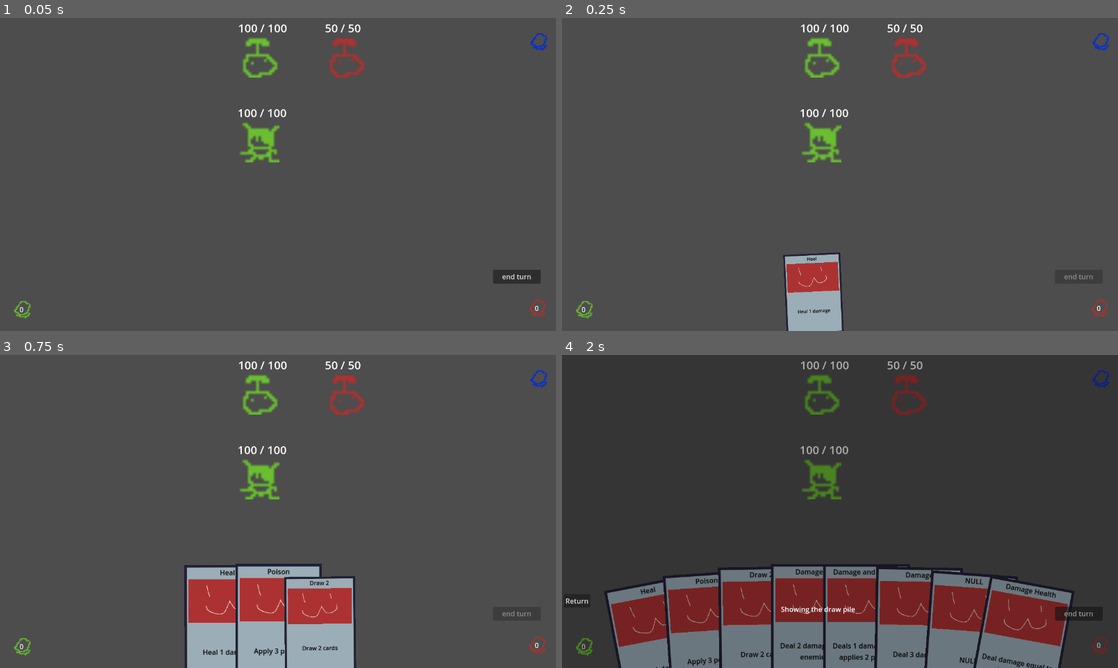
Above: before the commit, frames 1-4 (two rows, left to right).
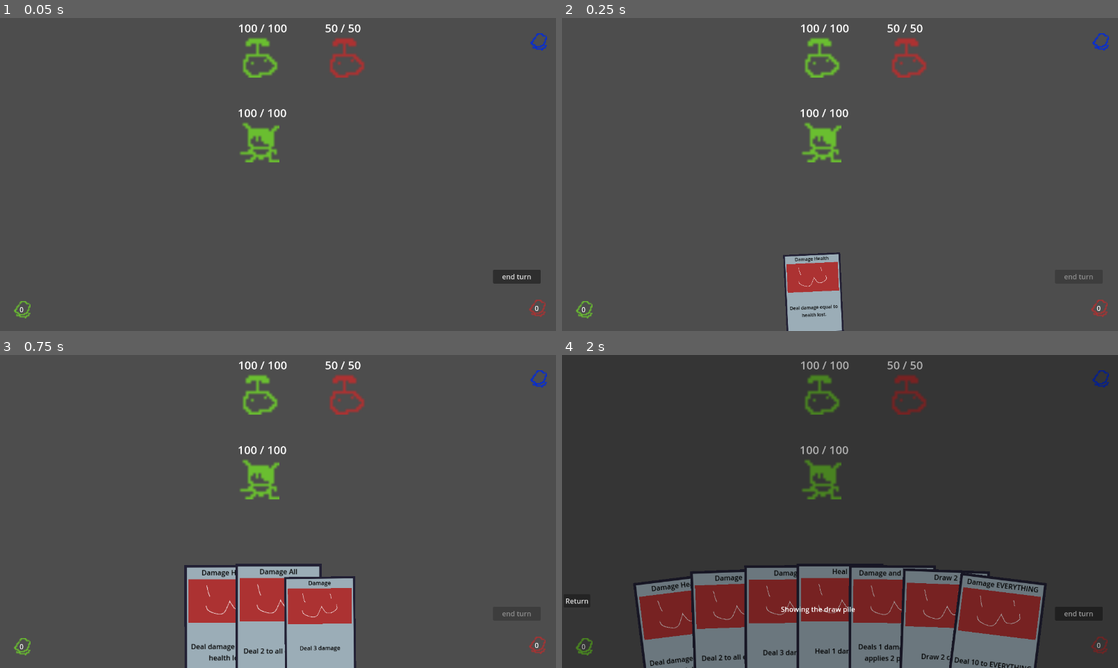
Above: after the commit, the same moments.

Repository: Saplings-Projects/1M_sub
Game: Godot game, scene res://#Scenes/TestingScene.tscn
Same seed, same stepped clock (60 frames per second), same inputs: the game is played once before the commit and once after it.
Inputs (mouse positions are in pixels of both pictures, inside the frame that each line leads up to):
- Up to frame 1 (0.05 s): no input
- Up to frame 2 (0.25 s): no input
- Up to frame 3 (0.75 s): click (255, 624) at 0.52 s
- Up to frame 4 (2 s): click "0" at 1.25 s

Frame 1 is identical in both runs. In frame 2, 0.2% of the frame differs, in the area x 41-50%, y 76-96%; in frame 3, 0.5%; in frame 4, 8.7%, in the area x 7-93%, y 66-100%.

Commit message:
Insta cast (#39)
* New Enum TargetType

* New enum, CardCastType

* Added TargetType enum to EffectData

* Chaged the queued MoveState to follow the mouse

Added offset to queued state so that card follows more to center of mouse

Edited Queued card movement to move out of the way card is target type

* Gave CardWorld Cardcasttype to diffirentiate cards that target and cards that are insta cast

* Card recource changes

* Changed variable name to fit product standard

* Added InstaCasting

* Changed on_card_play function to take array instead of single entity

Changed the function in title and any place it was called

* Changed on_card_play function in card base such that  all effects and target effects can be put on the same card

* Scene changes

* Update CardContainer.gd

small changes to make code cleaner

* Update MoveState_Queued.gd

Small changes for code readability

* added test card

* Cancel card with right click

* Changed it so that you don't need to click the card to cancel it

* Merge fixes

* Removed redundant function

* Split up on_card_play function for readability

* Commented unclear code

* Moved get_all_targets to battler as it's more appropriate

* Fixed merging errors

* Fixed cards that broke in the merge

* Cleared up confusing code in CardContainer

* Renamed variables in can_play_card to be more readable

* renamed function get_all_effects

* Renamed function get_target_effects

* Changed variable name in cardcontainer func _play_card

* Fixed Card_DamageAll

* Update Card_Damage_EVERYTHING.tres

* Update TestingScene.tscn

* Changed to use godot's inputmap to manage inputs

* Added back the deck button, and added heal to starting deck

* Updated the test script to make it work with the new changes

* Changed value on card_damageAll to fit with the test

* Changed Card_poison to be single target

* Update test_health.gd

* Fix bug in test health were 4 instances of enemies were spawned instead of 2

The battler was spawning 2 enemies, and we were also making instances of 2 enemies
The enemies for the battler and the test were different

* Change enemy attack to use the new system

* Changed can_play_on_entity to take the case of the enemy attacking the player into account

* Moved redundant logic into one place

* Renamed variable to fit naming convention

---------

Co-authored-by: Turtyo <49365680+Turtyo@users.noreply.github.com>

Diff:
--- a/#Scenes/TestingScene.tscn
+++ b/#Scenes/TestingScene.tscn
@@ -8,19 +8,17 @@
 [ext_resource type="Resource" uid="uid://d4lugn62mmlep" path="res://Cards/Resource/Card_DrawCards.tres" id="7_smkw8"]
 [ext_resource type="PackedScene" uid="uid://bcpmrmofcilbn" path="res://Core/Battler.tscn" id="8_qtw1k"]
 [ext_resource type="Script" path="res://UI/DrawPileUISetter.gd" id="8_voref"]
-[ext_resource type="Resource" uid="uid://ctx8jsvac84so" path="res://Cards/Resource/Card_Poison.tres" id="8_x6t2k"]
-[ext_resource type="Resource" uid="uid://d12g33rc6c3u5" path="res://Cards/Resource/Card_Heal.tres" id="9_ojxic"]
 [ext_resource type="Script" path="res://UI/DiscardPileUISetter.gd" id="10_pqly7"]
+[ext_resource type="Resource" uid="uid://d12g33rc6c3u5" path="res://Cards/Resource/Card_Heal.tres" id="10_uebx5"]
 [ext_resource type="Resource" uid="uid://3s4aet1ciesh" path="res://Cards/Resource/Card_damage_and_poison.tres" id="10_w0xgm"]
-[ext_resource type="Resource" uid="uid://bsrdu33ukb1ym" path="res://Cards/Resource/Card_EnemyAttack.tres" id="11_3k5t2"]
 [ext_resource type="Texture2D" uid="uid://caemucaya30wh" path="res://Cards/draw_pile.png" id="11_pw70x"]
+[ext_resource type="Resource" uid="uid://uv2rili0xf3x" path="res://Cards/Resource/Card_Damage_EVERYTHING.tres" id="12_70k77"]
 [ext_resource type="Texture2D" uid="uid://d4muqvs3etnr8" path="res://Cards/discard_pile.png" id="12_kxw48"]
 [ext_resource type="Script" path="res://UI/EndTurnButton.gd" id="14_dpe64"]
 [ext_resource type="Texture2D" uid="uid://hqkt8t1v2f5h" path="res://Cards/deck_pile.png" id="18_b54hn"]
 [ext_resource type="Script" path="res://UI/DeckPileUISetter.gd" id="19_ucc6f"]
 
 [node name="TestingScene" type="Node2D"]
-metadata/_edit_vertical_guides_ = [1216.0]
 
 [node name="Battler" parent="." instance=ExtResource("8_qtw1k")]
 
@@ -38,7 +36,7 @@
 grow_vertical = 2
 mouse_filter = 2
 
-[node name="CardContainer" parent="CanvasLayer/UIControl" node_paths=PackedStringArray("draw_pile_ui", "discard_pile_ui") instance=ExtResource("3_e7sws")]
+[node name="CardContainer" parent="CanvasLayer/UIControl" node_paths=PackedStringArray("draw_pile_ui", "discard_pile_ui", "battler_refrence") instance=ExtResource("3_e7sws")]
 layout_mode = 1
 anchors_preset = 7
 anchor_left = 0.5
@@ -47,7 +45,7 @@
 anchor_bottom = 1.0
 grow_horizontal = 2
 grow_vertical = 0
-default_deck = Array[Resource("res://Cards/CardBase.gd")]([ExtResource("4_wvn3v"), ExtResource("5_j1lqt"), ExtResource("6_4124l"), ExtResource("7_smkw8"), ExtResource("9_ojxic"), ExtResource("8_x6t2k"), ExtResource("10_w0xgm"), ExtResource("11_3k5t2")])
+default_deck = Array[Resource("res://Cards/CardBase.gd")]([ExtResource("4_wvn3v"), ExtResource("5_j1lqt"), ExtResource("6_4124l"), ExtResource("10_w0xgm"), ExtResource("12_70k77"), ExtResource("7_smkw8"), ExtResource("10_uebx5")])
 starting_hand_size = 10
 max_hand_width = 900.0
 min_card_separation = 90.0
@@ -56,6 +54,8 @@
 max_rotation = 40.0
 draw_pile_ui = NodePath("../DrawPile")
 discard_pile_ui = NodePath("../DiscardPile")
+play_at_height = 500.0
+battler_refrence = NodePath("../../../Battler")
 
 [node name="EndTurnButton" type="Button" parent="CanvasLayer/UIControl"]
 layout_mode = 1
--- a/Cards/CardBase.gd
+++ b/Cards/CardBase.gd
@@ -31,16 +31,44 @@
 	# TODO
 	pass
 
-func _apply_all_effects(target: Entity) -> void:
-	for effect_data: EffectData in card_effects_data:
-		effect_data.apply_effect_data(target)
-
+func _apply_all_effects(targets: Array[Entity], effects: Array[EffectData]) -> void:
+	for target : Entity in targets:
+		for effect : EffectData in effects:
+			effect.apply_effect_data(target)
 
 func can_play_card(caster: Entity, target: Entity) -> bool:
 	return caster.get_party_component().can_play_on_entity(application_type, target)
 
 
-func on_card_play(caster: Entity, target: Entity) -> void:
-	_apply_all_effects(target)
+func on_card_play(caster: Entity, targets: Array[Entity]) -> void:
+	#Split up targeted attacks and all attacks
+	var effects_targeting_single: Array[EffectData] = get_effects_targeting_single()
+	var effects_targeting_all: Array[EffectData] = get_effects_target_all()
+
+	#Apply single target
+	_apply_all_effects(targets, effects_targeting_single)
+	#Get every unit that is to be affected by card
+	var all_targets : Array[Entity] = CardManager.card_container.battler_refrence.get_all_targets(application_type)
+
+	#apply effect to every target
+	_apply_all_effects(all_targets, effects_targeting_all)
+
 	CardManager.on_card_action_finished.emit(self)
-	# TODO add other functionality that lots of cards may share (eg: restore AP)
+
+func get_effects_targeting_single() -> Array[EffectData]:
+	var target_effects: Array[EffectData] = []
+
+	for effect_data: EffectData in card_effects_data:
+		if(effect_data.target_type == Enums.TargetType.SINGLE_TARGET):
+			target_effects.append(effect_data)
+
+	return target_effects
+
+func get_effects_target_all() -> Array[EffectData]:
+	var all_effects: Array[EffectData] = []
+
+	for effect_data: EffectData in card_effects_data:
+		if(effect_data.target_type == Enums.TargetType.ALL_TARGETS):
+			all_effects.append(effect_data)
+
+	return all_effects
--- a/Cards/CardContainer.gd
+++ b/Cards/CardContainer.gd
@@ -30,6 +30,10 @@
 @export var max_hand_offset_y: float = 100
 @export var draw_pile_ui: DrawPileUISetter = null
 @export var discard_pile_ui: DiscardPileUISetter = null
+# Height at where cards gets played
+@export var play_at_height : float
+
+@export var battler_refrence : Battler
 
 var cards_in_hand: Array[CardWorld] = []
 var draw_pile: Array[CardBase] = []
@@ -54,6 +58,7 @@
 
 func _process(_delta: float) -> void:
 	_update_card_positions()
+	_handle_queued_card()
 
 
 func set_queued_card(card: CardWorld) -> void:
@@ -284,25 +289,38 @@
 
 func _on_card_clicked(card: CardWorld) -> void:
 	if is_card_queued():
-		var previously_queued_card: CardWorld = queued_card
-
-		# If we click ANY card while we have one queued, unqueue the queued card
-		set_queued_card(null)
-
-		# If the card we clicked was the global queued card, we are still hovering it
-		if card == previously_queued_card:
-			_on_card_hovering(card)
+		if(queued_card.card_cast_type == Enums.CardCastType.INSTA_CAST && is_queued_card_in_play_area()):
+			play_card([])
 		else:
-			# If we clicked another card, then we already unhovered the queued card
-			_on_card_unhovered(previously_queued_card)
-			# Now call this function again for the card we clicked, which should queue it
-			_on_card_clicked(card)
+
+			var previously_queued_card: CardWorld = queued_card
+
+			# If we click ANY card while we have one queued, unqueue the queued card
+			set_queued_card(null)
+
+			# If the card we clicked was the global queued card, we are still hovering it
+			if card == previously_queued_card:
+				_on_card_hovering(card)
+			else:
+				# If we clicked another card, then we already unhovered the queued card
+				_on_card_unhovered(previously_queued_card)
+				# Now call this function again for the card we clicked, which should queue it
+				_on_card_clicked(card)
 	else:
 		# If we click a card with no card queued, queue it
 		set_queued_card(card)
 
 		card.get_card_movement_component().set_movement_state(Enums.CardMovementState.QUEUED)
 		_focus_card(card)
+
+func play_card(list_target : Array[Entity] ):
+	var queued_card_data: CardBase = queued_card.card_data
+
+	# remove queued card, then play the card
+	# This is so the queued card doesn't have any influence over our hand count
+	CardManager.card_container.remove_queued_card()
+	CardManager.card_container.set_active_card(queued_card_data)
+	queued_card_data.on_card_play(PlayerManager.player, list_target)
 
 
 func _on_card_hovering(card: CardWorld) -> void:
@@ -393,3 +411,20 @@
 		# set position and rotation
 		movement_component.state_properties.desired_position = Vector2(card_x, card_y)
 		movement_component.state_properties.desired_rotation = rotation_amount
+
+func un_queue_card(card : CardWorld):
+	set_queued_card(null)
+	_unfocus_card(card)
+	card.get_card_movement_component().set_movement_state(Enums.CardMovementState.IN_HAND)
+
+func is_queued_card_in_play_area() -> bool:
+	return get_global_mouse_position().y < play_at_height
+
+func _handle_queued_card():
+	if(queued_card == null):
+		return
+
+	#check if right button is pressed
+	if(Input.is_action_just_pressed("cancel_queued_card_in_battle")):
+		un_queue_card(queued_card)
+	pass
--- a/Cards/CardWorld.gd
+++ b/Cards/CardWorld.gd
@@ -7,7 +7,7 @@
 signal on_card_data_initialized(card_data: CardBase)
 
 var card_data: CardBase = null
-
+var card_cast_type : Enums.CardCastType
 
 func _ready() -> void:
 	PhaseManager.on_phase_changed.connect(_on_phase_changed)
@@ -16,6 +16,13 @@
 func init_card(in_card_data: CardBase) -> void:
 	card_data = in_card_data
 	on_card_data_initialized.emit(card_data)
+
+	card_cast_type = Enums.CardCastType.INSTA_CAST
+
+	for effectData : EffectData in card_data.card_effects_data:
+		if(effectData.target_type == Enums.TargetType.SINGLE_TARGET):
+			card_cast_type = Enums.CardCastType.TARGET
+			break
 
 
 func _on_phase_changed(new_phase: Enums.Phase, _old_phase: Enums.Phase) -> void:
--- a/Cards/Effects/EffectBase.gd
+++ b/Cards/Effects/EffectBase.gd
@@ -3,14 +3,14 @@
 
 @warning_ignore("unused_parameter")
 func apply_effect(caster: Entity, target: Entity, value: int) -> void:
-    pass
+	pass
 
 # the goal of this function is to provide a base targeting
 # here it's not really useful for what is does, but the goal is to return differently
 # in children class. For example an AoE where you return the entity and the entities on its side
 func build_target_list(target: Entity) -> Array[Entity]:
-    return [target]
+	return [target]
 
 # To be called by child classes through apply_effect. But since there might be multiple effects that need it, it's available in the parent class
 func _apply_status(status: StatusBase, caster: Entity, target: Entity) -> void:
-    target.get_status_component().add_status(status, caster)
+	target.get_status_component().add_status(status, caster)
--- a/Cards/Effects/EffectData.gd
+++ b/Cards/Effects/EffectData.gd
@@ -6,6 +6,7 @@
 var caster: Entity = null
 var list_targets: Array[Entity] = []
 @export var value: int = 0
+@export var target_type : Enums.TargetType = Enums.TargetType.ALL_TARGETS
 
 func _init(_effect: EffectBase = null, _caster: Entity = null, _list_targets: Array[Entity] = [], _value: int = 0) -> void:
 	self.effect = _effect
--- a/Cards/Effects/EffectDiscardRandom.gd
+++ b/Cards/Effects/EffectDiscardRandom.gd
@@ -3,4 +3,4 @@
 # @Override
 @warning_ignore("unused_parameter")
 func apply_effect(caster: Entity, target: Entity, value: int) -> void:
-    CardManager.card_container.discard_random_card(value)
+	CardManager.card_container.discard_random_card(value)
--- a/Cards/Movement State/MoveState_Queued.gd
+++ b/Cards/Movement State/MoveState_Queued.gd
@@ -9,7 +9,9 @@
 const TRANS_TYPE: Tween.TransitionType = Tween.TRANS_CUBIC
 const QUEUE_OFFSET: float = -150
 const SCALE_AMOUNT: Vector2 = Vector2(1.3, 1.3)
-
+const OFFSET_FROM_MOUSE : Vector2 = Vector2(0, 100)
+#Position of card if it's target type
+const TARGET_CARD_POS : Vector2 = Vector2(-500, -500)
 
 # @Override
 func on_state_enter() -> void:
@@ -23,10 +25,18 @@
 # @Override
 func on_state_process(delta: float) -> void:
 	# Ease position with an offset
-	var offset_desired_position: Vector2 = _state.desired_position
+	var offset_desired_position: Vector2 = _state.card.get_global_mouse_position()
 	offset_desired_position.y += QUEUE_OFFSET
+	offset_desired_position -= _state.card.get_parent().position
+	offset_desired_position += OFFSET_FROM_MOUSE
 
-	_state.card.position = _state.card.position.lerp(offset_desired_position, delta * MOVE_SPEED)
+	var is_in_play_area : bool = CardManager.card_container.is_queued_card_in_play_area()
+	var is_insta_cast : bool = _state.card.card_cast_type != Enums.CardCastType.INSTA_CAST
+
+	if(is_in_play_area && is_insta_cast):
+		_state.card.position = _state.card.position.lerp(TARGET_CARD_POS, delta * MOVE_SPEED)
+	else :
+		_state.card.position = _state.card.position.lerp(offset_desired_position, delta * MOVE_SPEED)
 
 	# Ease rotation
 	_state.card.rotation_degrees = lerpf(_state.card.rotation_degrees, 0.0, delta * MOVE_SPEED)
--- a/Cards/Resource/Card_Damage.tres
+++ b/Cards/Resource/Card_Damage.tres
@@ -11,6 +11,7 @@
 script = ExtResource("2_l5jxp")
 effect = SubResource("Resource_twrvn")
 value = 3
+target_type = 0
 
 [resource]
 script = ExtResource("1_44g0o")
--- a/Cards/Resource/Card_DamageAll.tres
+++ b/Cards/Resource/Card_DamageAll.tres
@@ -1,20 +1,21 @@
 [gd_resource type="Resource" script_class="CardBase" load_steps=6 format=3 uid="uid://0x385c3nuq8f"]
 
-[ext_resource type="Script" path="res://Cards/Effects/EffectDamageAll.gd" id="1_5m74j"]
 [ext_resource type="Script" path="res://Cards/CardBase.gd" id="1_j02oq"]
-[ext_resource type="Script" path="res://Cards/Effects/EffectData.gd" id="2_kr6on"]
+[ext_resource type="Script" path="res://Cards/Effects/EffectDamage.gd" id="1_ktww3"]
+[ext_resource type="Script" path="res://Cards/Effects/EffectData.gd" id="2_ar7ey"]
 
-[sub_resource type="Resource" id="Resource_1loka"]
-script = ExtResource("1_5m74j")
+[sub_resource type="Resource" id="Resource_f6djy"]
+script = ExtResource("1_ktww3")
 
-[sub_resource type="Resource" id="Resource_s752v"]
-script = ExtResource("2_kr6on")
-effect = SubResource("Resource_1loka")
+[sub_resource type="Resource" id="Resource_cwhuj"]
+script = ExtResource("2_ar7ey")
+effect = SubResource("Resource_f6djy")
 value = 2
+target_type = 1
 
 [resource]
 script = ExtResource("1_j02oq")
-application_type = null
+application_type = 1
 card_title = "Damage All"
-card_description = "Deal 2 damage to all enemies"
-card_effects_data = Array[ExtResource("2_kr6on")]([SubResource("Resource_s752v")])
+card_description = "Deal 2 to all enemies"
+card_effects_data = Array[ExtResource("2_ar7ey")]([SubResource("Resource_cwhuj")])
--- a/Cards/Resource/Card_DamageHealth.tres
+++ b/Cards/Resource/Card_DamageHealth.tres
@@ -11,6 +11,7 @@
 script = ExtResource("2_8c1ca")
 effect = SubResource("Resource_uik3s")
 value = 0
+target_type = 0
 
 [resource]
 script = ExtResource("1_ighm7")
--- /dev/null
+++ b/Cards/Resource/Card_Damage_EVERYTHING.tres
@@ -0,0 +1,21 @@
+[gd_resource type="Resource" script_class="CardBase" load_steps=6 format=3 uid="uid://uv2rili0xf3x"]
+
+[ext_resource type="Script" path="res://Cards/CardBase.gd" id="1_lia0m"]
+[ext_resource type="Script" path="res://Cards/Effects/EffectDamage.gd" id="1_nff2i"]
+[ext_resource type="Script" path="res://Cards/Effects/EffectData.gd" id="2_581pa"]
+
+[sub_resource type="Resource" id="Resource_16eay"]
+script = ExtResource("1_nff2i")
+
+[sub_resource type="Resource" id="Resource_4ktkc"]
+script = ExtResource("2_581pa")
+effect = SubResource("Resource_16eay")
+value = 10
+target_type = 1
+
+[resource]
+script = ExtResource("1_lia0m")
+application_type = 2
+card_title = "Damage EVERYTHING"
+card_description = "Deal 10 to EVERYTHING"
+card_effects_data = Array[ExtResource("2_581pa")]([SubResource("Resource_4ktkc")])
--- a/Cards/Resource/Card_DrawCards.tres
+++ b/Cards/Resource/Card_DrawCards.tres
@@ -11,6 +11,7 @@
 script = ExtResource("2_acoim")
 effect = SubResource("Resource_2ap55")
 value = 2
+target_type = 1
 
 [resource]
 script = ExtResource("1_bboy2")
--- a/Cards/Resource/Card_Heal.tres
+++ b/Cards/Resource/Card_Heal.tres
@@ -11,6 +11,7 @@
 script = ExtResource("2_y7dlo")
 effect = SubResource("Resource_hnan1")
 value = -1
+target_type = 1
 
 [resource]
 script = ExtResource("1_y1itd")
--- a/Cards/Resource/Card_Poison.tres
+++ b/Cards/Resource/Card_Poison.tres
@@ -11,10 +11,11 @@
 script = ExtResource("2_omhae")
 effect = SubResource("Resource_55baw")
 value = 3
+target_type = 0
 
 [resource]
 script = ExtResource("1_u6k7h")
-application_type = null
+application_type = 1
 card_title = "Poison"
 card_description = "Apply 3 poison"
 card_effects_data = Array[ExtResource("2_omhae")]([SubResource("Resource_bamld")])
--- a/Cards/Resource/Card_damage_and_poison.tres
+++ b/Cards/Resource/Card_damage_and_poison.tres
@@ -12,6 +12,7 @@
 script = ExtResource("2_22qxd")
 effect = SubResource("Resource_jtcab")
 value = 1
+target_type = 0
 
 [sub_resource type="Resource" id="Resource_8ayko"]
 script = ExtResource("3_0bbwh")
@@ -20,10 +21,11 @@
 script = ExtResource("2_22qxd")
 effect = SubResource("Resource_8ayko")
 value = 2
+target_type = 0
 
 [resource]
 script = ExtResource("1_h8l2w")
-application_type = null
+application_type = 1
 card_title = "Damage and poison"
 card_description = "Deals 1 damage and applies 2 poison"
 card_effects_data = Array[ExtResource("2_22qxd")]([SubResource("Resource_73uy7"), SubResource("Resource_tmm5r")])
--- a/Core/Battler.gd
+++ b/Core/Battler.gd
@@ -72,7 +72,7 @@
 		assert(can_attack == true, "Enemy failed to attack.")
 
 		if can_attack:
-			enemy_attack.on_card_play(enemy, PlayerManager.player)
+			enemy_attack.on_card_play(enemy, [PlayerManager.player])
 
 	# TODO: temporary delay so we can see the draw pile and discard pile working
 	await get_tree().create_timer(enemy_attack_time).timeout
@@ -96,8 +96,18 @@
 		var can_play: bool = queued_card_data.can_play_card(PlayerManager.player, entity)
 
 		if can_play:
-			# remove queued card, then play the card
-			# This is so the queued card doesn't have any influence over our hand count
-			CardManager.card_container.remove_queued_card()
-			CardManager.card_container.set_active_card(queued_card_data)
-			queued_card_data.on_card_play(PlayerManager.player, entity)
+			CardManager.card_container.play_card([entity])
+
+func get_all_targets(application_type : Enums.ApplicationType) -> Array[Entity]:
+	var all_target : Array[Entity]
+
+	match application_type:
+		Enums.ApplicationType.ALL:
+			all_target = _enemy_list
+			all_target += [PlayerManager.player]
+		Enums.ApplicationType.ENEMY_ONLY:
+			all_target = _enemy_list
+		Enums.ApplicationType.FRIENDLY_ONLY:
+			all_target = [PlayerManager.player]
+
+	return all_target
--- a/Core/Enums.gd
+++ b/Core/Enums.gd
@@ -24,6 +24,18 @@
 	ALL,
 }
 
+enum TargetType
+{
+	SINGLE_TARGET,
+	ALL_TARGETS,
+}
+
+enum CardCastType
+{
+	TARGET,
+	INSTA_CAST,
+}
+
 enum CardMovementState
 {
 	NONE,
--- a/Entity/Components/BehaviorComponent.gd
+++ b/Entity/Components/BehaviorComponent.gd
@@ -15,3 +15,4 @@
 														[],
 														1)
 	attack.card_effects_data.append(basic_effect_data)
+	attack.application_type = Enums.ApplicationType.FRIENDLY_ONLY
--- a/Entity/Components/PartyComponent.gd
+++ b/Entity/Components/PartyComponent.gd
@@ -15,15 +15,15 @@
 		return true
 
 	var target_team: Enums.Team = target.get_party_component().team
-	var caster_team: Enums.Team = team
 
-	if target_team == caster_team:
-		if application_type == Enums.ApplicationType.FRIENDLY_ONLY:
+	if 	target_team == Enums.Team.FRIENDLY \
+		and ( application_type == Enums.ApplicationType.FRIENDLY_ONLY \
+		or application_type == Enums.ApplicationType.ALL):
 			return true
-	else:
-		if application_type == Enums.ApplicationType.ENEMY_ONLY:
+	elif target_team == Enums.Team.ENEMY \
+		and (application_type == Enums.ApplicationType.ENEMY_ONLY \
+		or application_type == Enums.ApplicationType.ALL):
 			return true
-
 	return false
 
 
--- a/Input/ClickHandler.gd
+++ b/Input/ClickHandler.gd
@@ -2,8 +2,10 @@
 class_name ClickHandler
 
 
-# emits when area is clicked
+# emits when area is left clicked
 signal on_click
+# emits when area is right clicked
+signal on_right_click
 # emits once when the area is hovered
 signal on_hover
 # emits once when the area is unhovered
@@ -29,7 +31,10 @@
 		return
 
 	if event is InputEventMouseButton and event.pressed:
-		on_click.emit()
+		if event.button_index == MOUSE_BUTTON_LEFT:
+			on_click.emit()
+		else:
+			on_right_click.emit()
 	if event is InputEventMouseMotion:
 		on_mouse_hovering.emit()
 
--- a/Tests/test_health.gd
+++ b/Tests/test_health.gd
@@ -3,32 +3,37 @@
 
 
 var _player_scene: PackedScene = load("res://Entity/Player/Player.tscn")
-var _enemy_scene: PackedScene = load("res://Entity/Enemy/Enemy.tscn")
 var _battler_scene: PackedScene = load("res://Core/Battler.tscn")
+var _card_container_scene: PackedScene = load("res://Cards/CardContainer.tscn")
 var _player: Entity = null
 var _enemy: Entity = null
 var _enemy_2: Entity = null
 var _battler: Battler = null
+var _card_container = null
 var _player_health_component: HealthComponent = null
 var _enemy_health_component: HealthComponent = null
+var _enemy_2_health_component: HealthComponent = null
 var _enemy_list: Array[Entity]
 
 
 func before_each():
 	_player = _player_scene.instantiate()
-	_enemy = _enemy_scene.instantiate()
-	_enemy_2 = _enemy_scene.instantiate()
 	_battler = _battler_scene.instantiate()
-
-	_enemy_list = [_enemy, _enemy_2]
+	_card_container = _card_container_scene.instantiate()
+	_card_container.battler_refrence = _battler
+
 
 	get_tree().root.add_child(_player)
-	get_tree().root.add_child(_enemy)
-	get_tree().root.add_child(_enemy_2)
 	get_tree().root.add_child(_battler)
+	get_tree().root.add_child(_card_container)
+
+	_enemy_list = _battler._enemy_list
+	_enemy = _enemy_list[0] # enemy 1 has 100 HP
+	_enemy_2 = _enemy_list[1] # enemy 2 50 HP
 
 	_player_health_component = _player.get_health_component()
 	_enemy_health_component = _enemy.get_health_component()
+	_enemy_2_health_component = _enemy_2.get_health_component()
 
 
 func after_each():
@@ -162,14 +167,14 @@
 	_enemy.get_party_component().set_party(_enemy_list)
 	var card_damage_all: CardBase = load("res://Cards/Resource/Card_DamageAll.tres")
 
-	card_damage_all.on_card_play(_player, _enemy)
+	card_damage_all.on_card_play(_player, _enemy_list)
 	assert_eq(_enemy_health_component.current_health, 98.0)
-	assert_eq(_enemy_2.get_health_component().current_health, 98.0)
+	assert_eq(_enemy_2_health_component.current_health, 48.0) # enemy 2 only has 50 HP
 
 # Test Card to Deal 3 damage to an enemy
 func test_card_damage():
 	var card_damage: CardBase = load("res://Cards/Resource/Card_Damage.tres")
-	card_damage.on_card_play(_player, _enemy)
+	card_damage.on_card_play(_player, [_enemy])
 
 	assert_eq(_enemy_health_component.current_health, 97.0)
 
@@ -177,7 +182,7 @@
 func test_card_damage_health():
 	_player.get_health_component()._set_health(90.0)
 	var card_damage_health: CardBase = load("res://Cards/Resource/Card_DamageHealth.tres")
-	card_damage_health.on_card_play(_player, _enemy)
+	card_damage_health.on_card_play(_player, [_enemy])
 
 	assert_eq(_enemy_health_component.current_health, 90.0)
 
@@ -186,7 +191,7 @@
 	var card_poison: CardBase = load("res://Cards/Resource/Card_Poison.tres")
 
 	assert_eq(_enemy.get_status_component().current_status.size(), 0)
-	card_poison.on_card_play(_player, _enemy)
+	card_poison.on_card_play(_player, [_enemy])
 	assert_eq(_enemy.get_status_component().current_status.size(), 1)
 
 	var status = _enemy.get_status_component().current_status[0]
@@ -203,7 +208,7 @@
 	var card_damage_and_poison: CardBase = load("res://Cards/Resource/Card_damage_and_poison.tres")
 
 	assert_eq(_enemy.get_status_component().current_status.size(), 0)
-	card_damage_and_poison.on_card_play(_player, _enemy)
+	card_damage_and_poison.on_card_play(_player, [_enemy])
 	assert_eq(_enemy.get_status_component().current_status.size(), 1)
 	assert_eq(_enemy_health_component.current_health, 99.0)
 
@@ -220,6 +225,6 @@
 func test_card_heal():
 	var card_heal: CardBase = load("res://Cards/Resource/Card_Heal.tres")
 	_player_health_component._set_health(95.0)
-	card_heal.on_card_play(_player, _player)
+	card_heal.on_card_play(_player, [_player])
 
 	assert_eq(_player_health_component.current_health, 96.0)
--- a/project.godot
+++ b/project.godot
@@ -40,3 +40,8 @@
 "events": [Object(InputEventKey,"resource_local_to_scene":false,"resource_name":"","device":-1,"window_id":0,"alt_press …(182 unchanged characters)…
 ]
 }
+cancel_queued_card_in_battle={
+"deadzone": 0.5,
+"events": [Object(InputEventMouseButton,"resource_local_to_scene":false,"resource_name":"","device":-1,"window_id":0,"alt_pressed":false,"shift_pressed":false,"ctrl_pressed":false,"meta_pressed":false,"button_mask":0,"position":Vector2(0, 0),"global_position":Vector2(0, 0),"factor":1.0,"button_index":2,"canceled":false,"pressed":false,"double_click":false,"script":null)
+]
+}
Not shown: 1 places in #Scenes/TestingScene.tscn that only renumber resources
